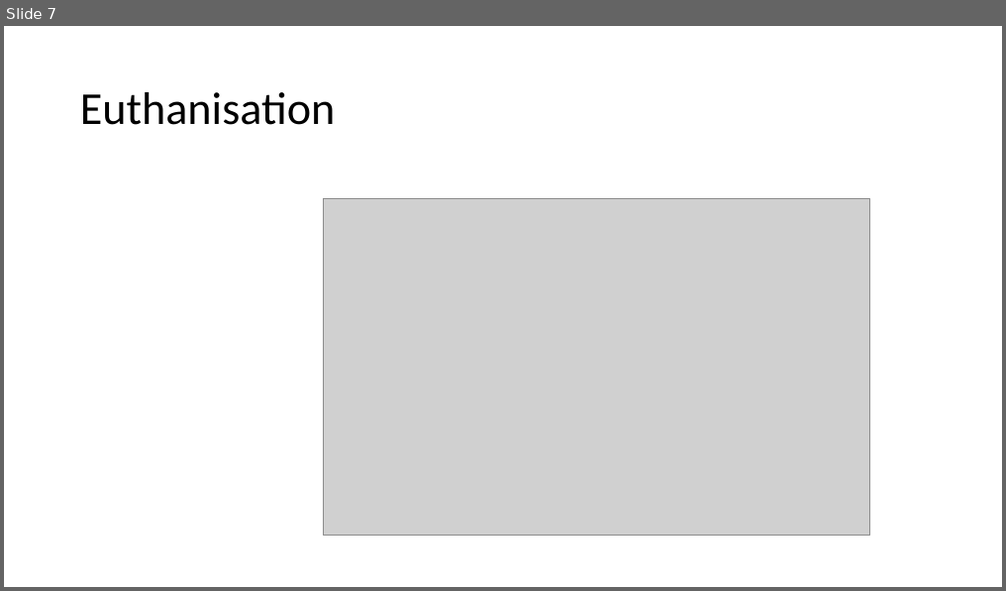
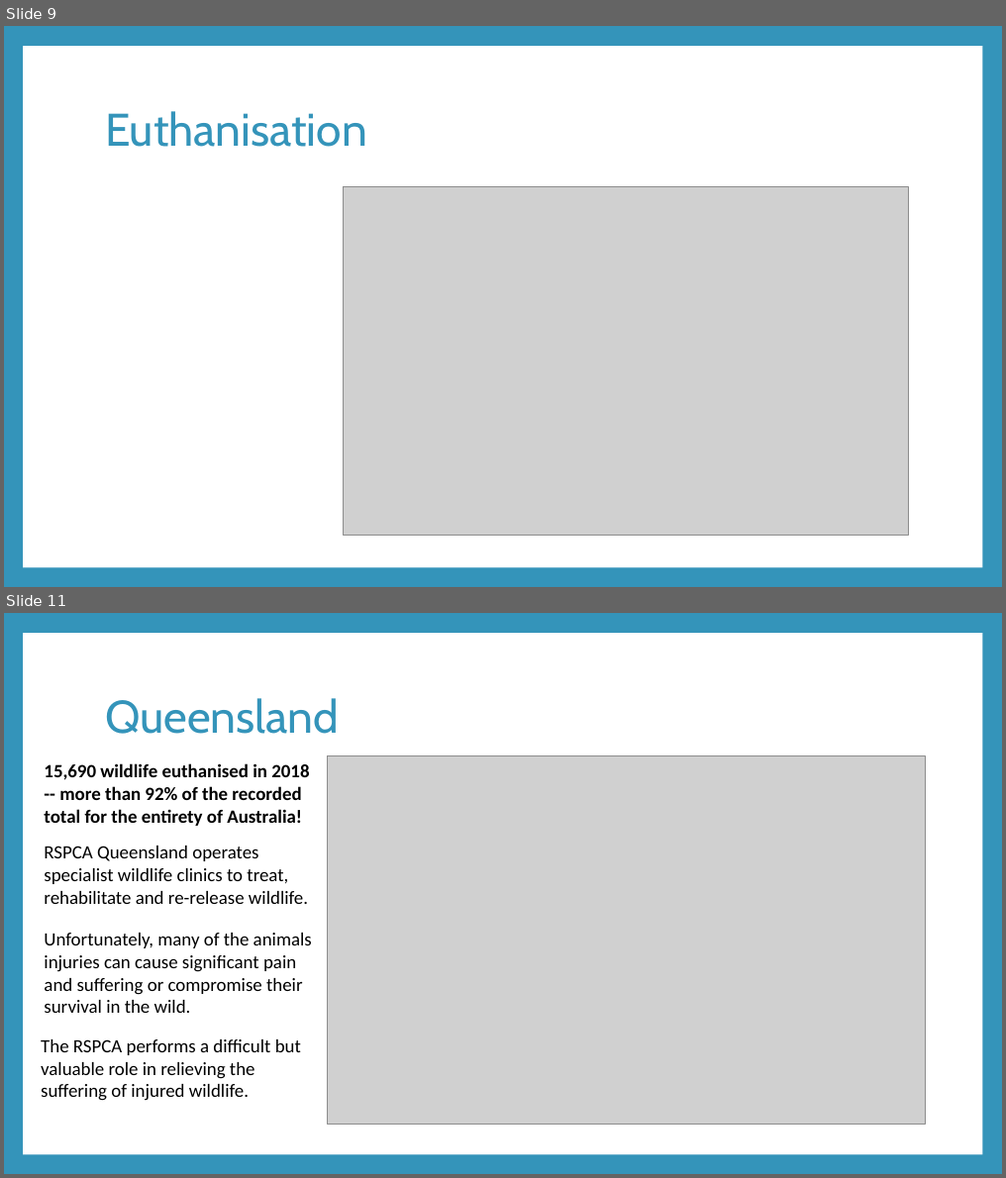
Before and after one commit to awyllie87/RSPCA, a slide deck: presentation.pptx. Shown one above the other, each under a label of ours: slide 7 before the commit, slides 9 and 11 after it; the slides between them are not shown. The pictures are 1006x591 and 1006x1178 pixels, drawn with LibreOffice and Linux fonts; fonts in the diff are those of the drawing; grey boxes stand for pictures. Boxes give left, top, right and bottom in pixels: in the first picture for what was removed or moved away, otherwise in the second. Text is boxed around its words. In the diff, an @@ line names an element or a change of style, - is before the commit and + after.

```diff
--- a/presentation.pptx
+++ b/presentation.pptx
@@ slide 11 added at (x1=4, y1=613, x2=1002, y2=1174), background #3494BA; not listed: 1 template element that a slide beside it also shows @@
@@ title added at (x1=105, y1=698, x2=339, y2=734), 44 pt, text #3494BA @@
+Queensland
@@ picture added at (x1=328, y1=756, x2=925, y2=1125) @@
@@ text added at (x1=44, y1=763, x2=309, y2=826), 18 pt, text #000000, bold @@
+15,690 wildlife euthanised in 2018
+-- more than 92% of the recorded total for the entirety of Australia!
@@ text added at (x1=44, y1=846, x2=308, y2=904), 18 pt, text #000000 @@
+RSPCA Queensland operates specialist wildlife clinics to treat, rehabilitate and re-release wildlife.
@@ text added at (x1=44, y1=933, x2=312, y2=1013), 18 pt, text #000000 @@
+Unfortunately, many of the animals injuries can cause significant pain and suffering or compromise their survival in the wild.
@@ text added at (x1=41, y1=1040, x2=301, y2=1101), 18 pt, text #000000 @@
+The RSPCA performs a difficult but valuable role in relieving the suffering of injured wildlife.
@@ what was slide 7 is now slide 9 @@
@@ slide 9 changed as well @@
@@ background #FFFFFF to #3494BA @@
@@ rectangle added at (x1=23, y1=46, x2=982, y2=568), fill #FFFFFF @@
@@ title "Euthanisation" moved from (x1=80, y1=92, x2=336, y2=125) to (x1=105, y1=111, x2=367, y2=147) @@
@@ title "Euthanisation" at (x1=105, y1=111, x2=367, y2=147): font Calibri to Cabin, text colour #000000 to #3494BA @@
@@ picture resized from (x1=324, y1=199, x2=869, y2=536) to (x1=344, y1=187, x2=908, y2=536) @@
```
Also in this commit, not shown: 5 other slides changed, 4 other slides added, 1 slide removed, 11 other files.
